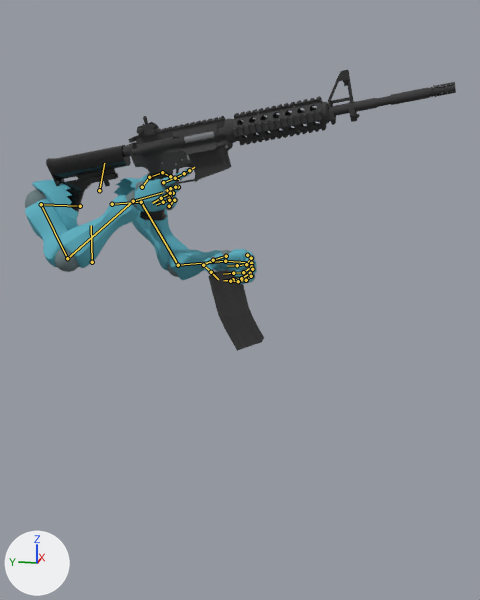
The Blender file assets/charactors/viewmodel_m4a1.blend, before and after one commit.
Camera for both pictures: a 50 mm lens placed at (-2.2, -0.94, 1.61), pointed at (-0.01, -0.51, 1.07). Every picture has the same lights, and +X, +Y and +Z are marked at lower left. The picture after the commit comes second. Both versions are drawn at frame 20 of the action 'rifle_reload'; the numbers are the values there. The bones that change, and the others that lie on the model, are drawn over the model as lines.

Names of what the first picture shows: 'Alpha_Joints', 'Alpha_Surface', 'Barrel', 'Base', 'Magazine', 'Stock' and 3 more.
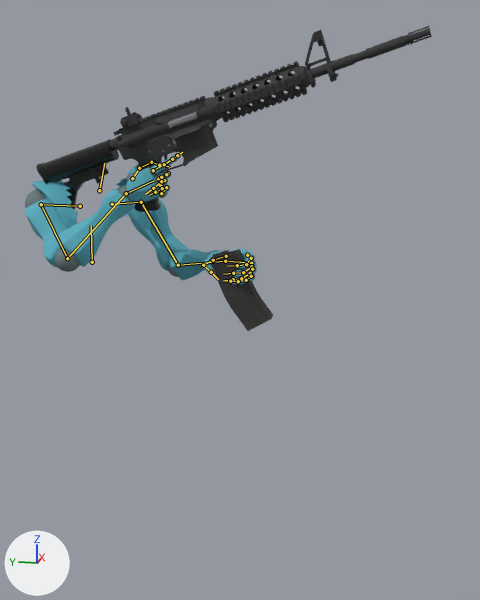
ob_m4a1 is not drawn itself; it is the parent of ob_root.

What the commit changed:
Bone 'mixamorig:RightForeArm' (bone_mixamorig_rightforearm) turns from (-9, 7, -99) to (-12, 4, -105) degrees about its own x, y and z.

Location of each change, [x1, y1, x2, y2] in pixels of the pictures (480 x 600 px):
'Alpha_Surface', posed (13% taller)
    before: [25, 168, 257, 284]
    after: [25, 154, 257, 285]
'Barrel', posed (27% taller)
    before: [224, 70, 456, 146]
    after: [205, 26, 432, 123]
'Base', posed (10% taller)
    before: [128, 116, 233, 221]
    after: [114, 96, 218, 212]
'Magazine', posed (14% wider)
    before: [209, 270, 264, 351]
    after: [210, 249, 273, 331]
'Stock', posed
    before: [46, 145, 131, 216]
    after: [36, 139, 119, 210]
'Alpha_Joints', posed
    before: [25, 171, 257, 283]
    after: [25, 157, 257, 284]
'Ejector_2', posed (31% taller)
    before: [184, 130, 214, 142]
    after: [167, 111, 197, 127]
'Sight', posed (12% taller)
    before: [137, 122, 159, 137]
    after: [120, 112, 142, 129]
'Switch1', posed
    before: [137, 128, 143, 135]
    after: [120, 119, 127, 126]
'Charging_Handle', posed
    before: [128, 137, 136, 143]
    after: [113, 130, 121, 136]
'Sight_2', posed
    before: [143, 116, 148, 125]
    after: [125, 107, 131, 115]
'Trigger', posed
    before: [176, 168, 182, 180]
    after: [164, 155, 171, 167]
bone 'mixamorig:RightForeArm', root to tip
    before: (67, 258) to (133, 201)
    after: (67, 258) to (126, 193)
